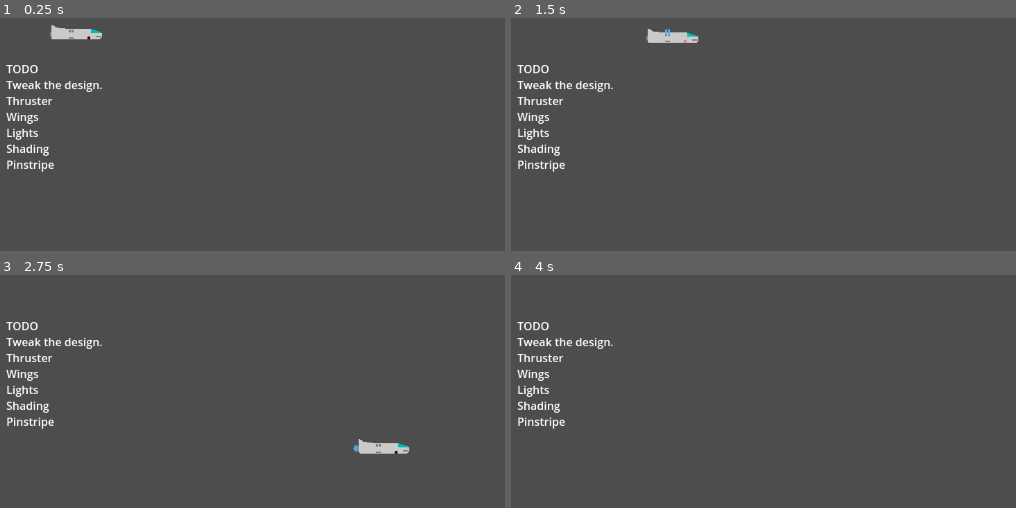
Above: before the commit, frames 1-4 (two rows, left to right).
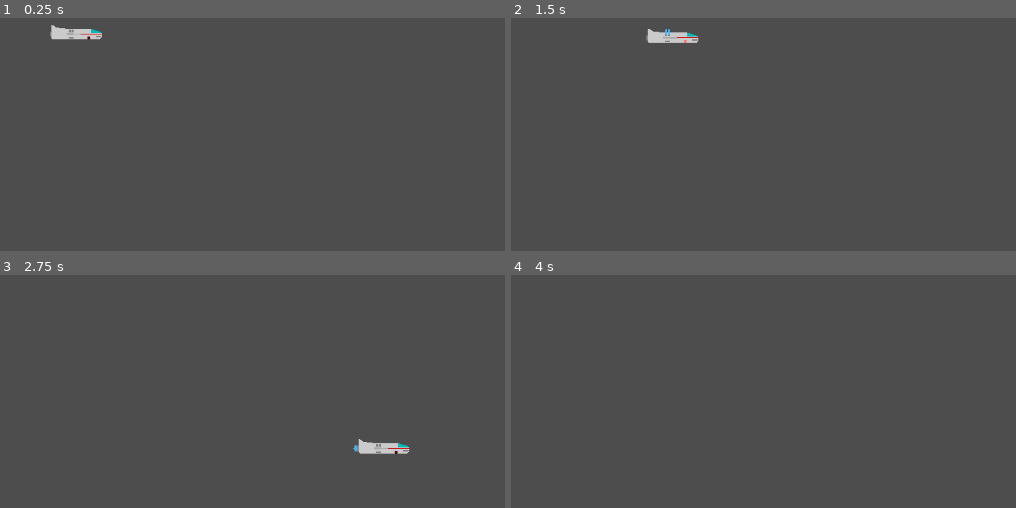
Above: after the commit, the same moments.

Repository: fractalate/space-hazard
Game: Godot game, scene res://main.tscn
The game is run twice, just before and just after one commit, with the same random seed, the same clock (stepped at 60 frames per second) and the same inputs.
Inputs:
- Up to frame 1 (0.25 s): no input
- Up to frame 2 (1.5 s): tap Enter at 0.5 s; hold Right (right) 0.53-1.28 s; hold Down (down) from 1.28 s (still down)
- Up to frame 3 (2.75 s): release Down (down) at 2.03 s; hold Right (right) from 2.03 s (still down)
- Up to frame 4 (4 s): release Right (right) at 2.78 s; hold Up (up) 2.78-3.53 s; hold Left (left) from 3.53 s (still down)

The runs differ from the first frame. In frame 1, 1.4% of the frame differs, in the area x 1-21%, y 6-67%; in frame 2, 1.4%, in the area x 1-38%, y 8-67%; in frame 3, 1.4%; in frame 4, 1.3%.

Commit message:
Pin Stripe and Wing for PlayerShip

Diff:
--- a/ship/player_ship.tscn
+++ b/ship/player_ship.tscn
@@ -4,19 +4,6 @@
 
 [node name="PlayerShip" type="Node2D"]
 script = ExtResource("1_kcjee")
-
-[node name="TODO" type="RichTextLabel" parent="."]
-offset_left = -126.0
-offset_top = 42.0
-offset_right = 91.0
-offset_bottom = 220.0
-text = "TODO
-Tweak the design.
-Thruster
-Wings
-Lights
-Shading
-Pinstripe"
 
 [node name="RigidBody2D" type="RigidBody2D" parent="."]
 
@@ -87,6 +74,16 @@
 color = Color(1, 0.462745, 0.462745, 1)
 polygon = PackedVector2Array(-11, 17, -11, 21, -7, 21, -7, 17)
 
+[node name="PinStripe" type="Polygon2D" parent="RigidBody2D"]
+position = Vector2(-2, -19)
+color = Color(0.8, 0, 0, 1)
+polygon = PackedVector2Array(14, 22, -17, 22, -17, 23, 14, 23)
+
+[node name="Wing" type="Polygon2D" parent="RigidBody2D"]
+position = Vector2(5, -17)
+color = Color(0.654902, 0.654902, 0.654902, 1)
+polygon = PackedVector2Array(-24, 20, -44, 19, -44, 22, -24, 21)
+
 [node name="CollisionPolygon2D" type="CollisionPolygon2D" parent="RigidBody2D"]
 visible = false
 polygon = PackedVector2Array(-59, 11, -61, 9, -61, 6, -63, 8, -63, -1, -61, 1, -61, -10, -58, -9, -54, -6, -37, -4, -4, -4, 9, 0, 12, 2, 12, 8, 8, 11)
